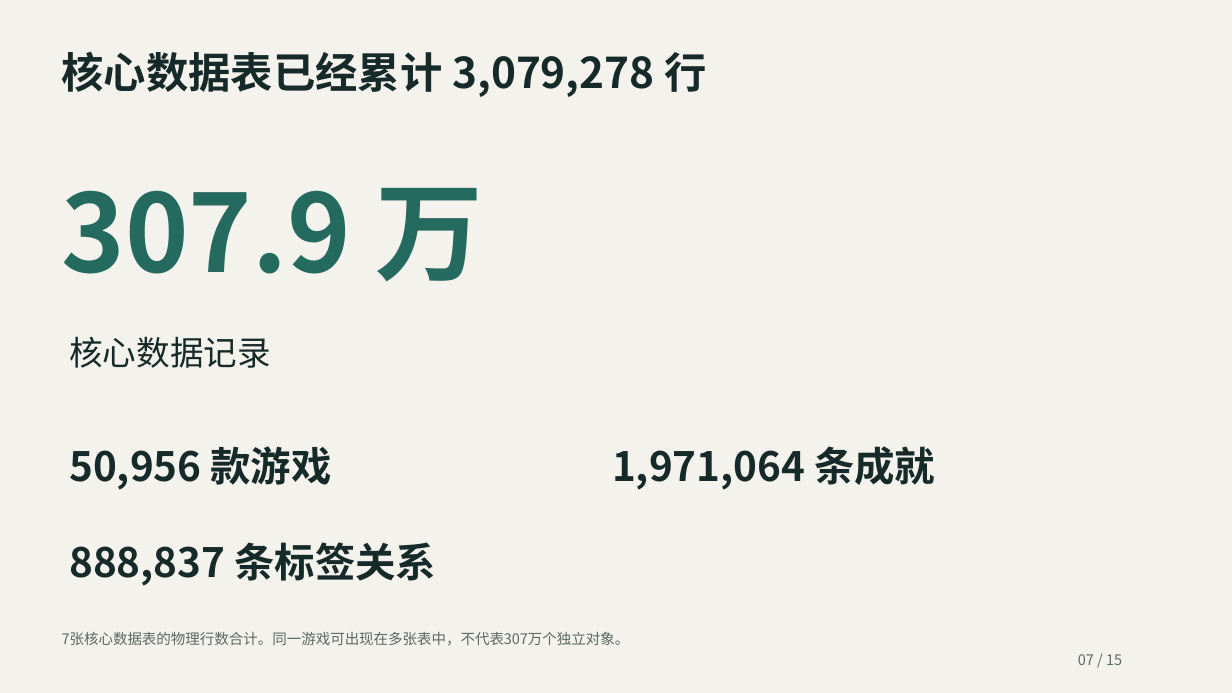
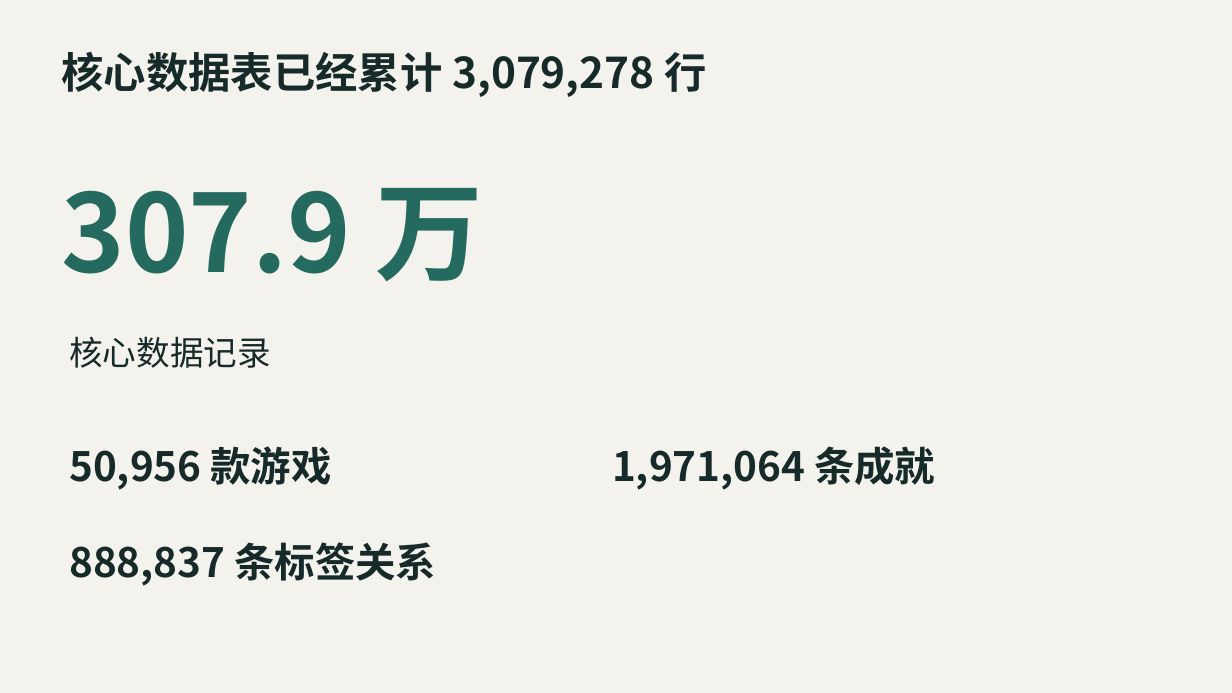
Before and after one commit to WwhdsOne/achievement-analytics, a slide deck: slide 4 of docs/presentations/数据获取与后续计划-2026-10-13-最终版.pptx. Drawn at 1232x693 pixels with LibreOffice and Linux fonts; fonts in the diff are those of the drawing. Boxes give left, top, right and bottom in pixels: in the first picture for what was removed or moved away, otherwise in the second. Text is boxed around its words. In the diff, an @@ line names an element or a change of style, - is before the commit and + after.

Commit message:
docs: 补充数据质量提醒并更新汇报材料
docs/data-report.md 新增三条实测发现，都直接影响后续建模的口径：

- price_cents 币种不一致，不能当金额用：商店搜索与 appdetails 都按请求 IP 推断地区
  返回价格，而两张表都只存整数没存币种（日元/韩元 0 位小数会被放大 100 倍）。
  实证同一游戏两表差 130 倍，价格分析只能用 is_free 二值
- store_search_games.tag_ids 未解码：存的是 Steam 官方标签数字 ID（429 个不同标签），
  覆盖 100%，补齐 tagid→名称 字典即可给全量游戏配上细粒度标签
- 商店评价三件套只有 72.1%：缺失与「冷门」高度相关，分析时需注意

同批更新 docs/presentations/ 的汇报材料。

```diff
--- a/docs/presentations/数据获取与后续计划-2026-10-13-最终版.pptx
+++ b/docs/presentations/数据获取与后续计划-2026-10-13-最终版.pptx
@@ text removed at [62,632,630,646] @@
-7张核心数据表的物理行数合计。同一游戏可出现在多张表中，不代表307万个独立对象。
@@ text removed at [1078,654,1122,665] @@
-07 / 15
```
Also in this commit, not shown: 5 other slides changed, 2 slides removed, 1 other file.
